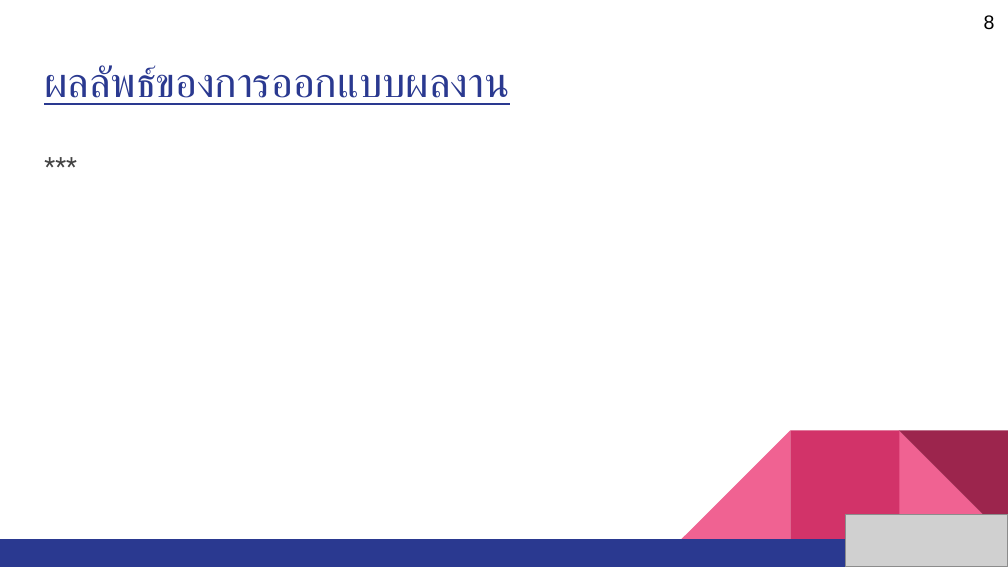
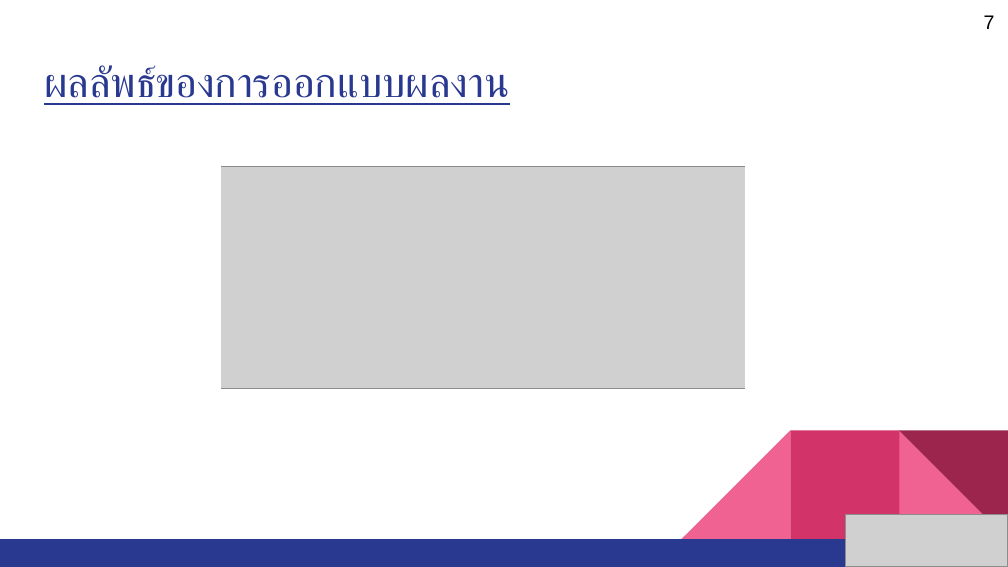
Before and after one commit to Plzzz256/waterfiller_automation, a slide deck: slide 7 of เครื่องกรอกน้ำอัตโนมัติ.pptx. Drawn at 1008x567 pixels with LibreOffice and Linux fonts; fonts in the diff are those of the drawing; grey boxes stand for pictures. Boxes give left, top, right and bottom in pixels: in the first picture for what was removed or moved away, otherwise in the second. Text is boxed around its words. In the diff, an @@ line names an element or a change of style, - is before the commit and + after.

```diff
--- a/เครื่องกรอกน้ำอัตโนมัติ.pptx
+++ b/เครื่องกรอกน้ำอัตโนมัติ.pptx
@@ text at [984, 15, 995, 29]: text changed @@
-8
+7
@@ text removed at [34, 136, 974, 504] @@
-***
@@ rectangle added at [77, 133, 220, 403], fill #FFFFFF, outline #FFFFFF 2 pt @@
@@ rectangle added at [746, 122, 988, 414], fill #FFFFFF, outline #FFFFFF 2 pt @@
@@ picture added at [116, 167, 942, 389] @@
```
Also in this commit, not shown: 8 other slides changed, 1 slide added, 1 slide removed.
